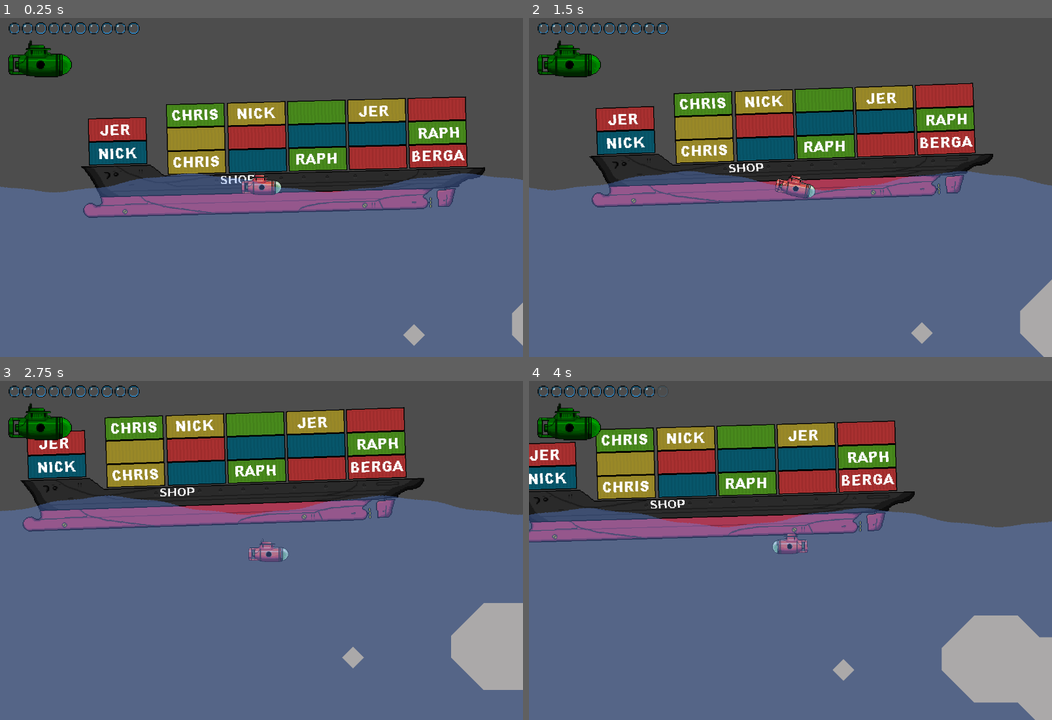
Above: before the commit, frames 1-4 (two rows, left to right).
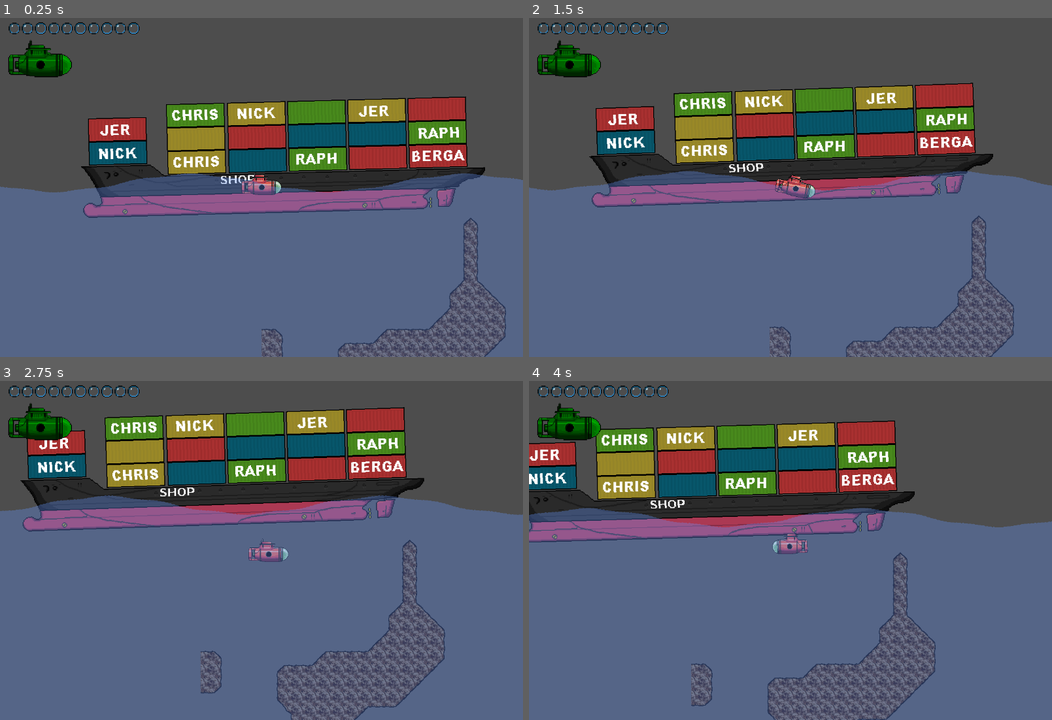
Above: after the commit, the same moments.

Repository: misterbamboo/ld57
Game: Godot game, scene res://MainGame.tscn
The game is run twice, just before and just after one commit, with the same random seed, the same clock (stepped at 60 frames per second) and the same inputs.
Inputs:
- Up to frame 1 (0.25 s): no input
- Up to frame 2 (1.5 s): tap Enter at 0.5 s; hold Right (sub_right) 0.53-1.28 s; tap R at 0.6, 1.35 s; hold Down (sub_down) from 1.28 s (still down)
- Up to frame 3 (2.75 s): release Down (sub_down) at 2.03 s; hold Right (sub_right) from 2.03 s (still down); tap R at 2.1 s
- Up to frame 4 (4 s): release Right (sub_right) at 2.78 s; hold Up (sub_up) 2.78-3.53 s; tap R at 2.85, 3.6 s; hold Left (sub_left) from 3.53 s (still down)

The runs differ from the first frame. In frame 1, 3.0% of the frame differs, in the area x 50-100%, y 58-100%; in frame 2, 3.8%; in frame 3, 7.4%; in frame 4, 9.0%, in the area x 24-100%, y 1-100%.

Commit message:
feat: Add tilemap

Diff:
--- a/src/godotproject/MainGame.tscn
+++ b/src/godotproject/MainGame.tscn
@@ -7,6 +7,7 @@
 [ext_resource type="Script" uid="uid://nbkx4tclege3" path="res://GameState/game.gd" id="3_8qpgq"]
 [ext_resource type="Script" uid="uid://w6adipne8ret" path="res://Inventory/inventorymanager.gd" id="4_pv6b4"]
 [ext_resource type="Script" uid="uid://5vx4h3byum2p" path="res://Submarine/submarine.gd" id="6_v3hs3"]
+[ext_resource type="Texture2D" uid="uid://dyp607cybjdfp" path="res://Map/dirt_tile_map.png" id="7_ma1re"]
 [ext_resource type="Script" uid="uid://bx0ooudrvtw4x" path="res://Submarine/submarinemovement.gd" id="7_o8l48"]
 [ext_resource type="Texture2D" uid="uid://c3q64n0uvmwjt" path="res://Submarine/Assets/sub.png" id="7_x5ji8"]
 [ext_resource type="Texture2D" uid="uid://ugunphi5287t" path="res://ShopManagement/shop.png" id="8_mi4js"]
@@ -17,6 +18,45 @@
 [ext_resource type="Texture2D" uid="uid://c6wguud8duno8" path="res://HUD/sub_hud.png" id="14_401ut"]
 [ext_resource type="Texture2D" uid="uid://bgwg0v4a85xpl" path="res://HUD/bubble.png" id="14_mi4js"]
 [ext_resource type="Script" uid="uid://bjn4f61m5b8mf" path="res://HUD/life_meter.gd" id="15_o3vwv"]
+
+[sub_resource type="TileSetAtlasSource" id="TileSetAtlasSource_28psf"]
+texture = ExtResource("7_ma1re")
+texture_region_size = Vector2i(32, 32)
+1:0/0 = 0
+1:0/0/physics_layer_0/polygon_0/points = PackedVector2Array(-16, -16, 1.91179, -16, -16, 0.955891)
+2:0/0 = 0
+2:0/0/physics_layer_0/polygon_0/points = PackedVector2Array(-0.955891, -16, 16, -16, 16, 2.23042)
+3:0/0 = 0
+3:0/0/physics_layer_0/polygon_0/points = PackedVector2Array(-16, -16, 16, -16, 16, 0.31863, -16, 0)
+4:0/0 = 0
+4:0/0/physics_layer_0/polygon_0/points = PackedVector2Array(-1.91179, 16, 16, -0.31863, 16, 16)
+5:0/0 = 0
+5:0/0/physics_layer_0/polygon_0/points = PackedVector2Array(-1.27452, 16, -16, 0.955891, -16, -16, -0.31863, -16, 16, -2.23042, 16, 16)
+6:0/0 = 0
+6:0/0/physics_layer_0/polygon_0/points = PackedVector2Array(0, 16, -0.31863, -16, 16, -16, 16, 16)
+7:0/0 = 0
+7:0/0/physics_layer_0/polygon_0/points = PackedVector2Array(-0.955894, 16, -16, 1.27452, -16, -16, 16, -16, 16, 16)
+0:1/0 = 0
+0:1/0/physics_layer_0/polygon_0/points = PackedVector2Array(-16, 16, -16, -0.63726, 0.63726, 16)
+1:1/0 = 0
+1:1/0/physics_layer_0/polygon_0/points = PackedVector2Array(-16, 16, -16, -16, 0, -16, 0.63726, 16)
+2:1/0 = 0
+2:1/0/physics_layer_0/polygon_0/points = PackedVector2Array(0, 16, -16, 16, -16, -0.63726, 0, -16, 16, -16, 16, 1.91179)
+3:1/0 = 0
+3:1/0/physics_layer_0/polygon_0/points = PackedVector2Array(0.955891, 16, -16, 16, -16, -16, 16, -16, 16, 1.91179)
+4:1/0 = 0
+4:1/0/physics_layer_0/polygon_0/points = PackedVector2Array(16, 16, -16, 16, -16, 0.63726, 16, 0.31863)
+5:1/0 = 0
+5:1/0/physics_layer_0/polygon_0/points = PackedVector2Array(16, 16, -16, 16, -16, -16, -0.955894, -16, 16, 0.31863)
+6:1/0 = 0
+6:1/0/physics_layer_0/polygon_0/points = PackedVector2Array(16, 1.91179, 0.63726, 16, -16, 16, -16, 0.31863, -0.637264, -16, 16, -16)
+7:1/0 = 0
+7:1/0/physics_layer_0/polygon_0/points = PackedVector2Array(16, 16, -16, 16, -16, -16, 16, -16)
+
+[sub_resource type="TileSet" id="TileSet_a6adi"]
+tile_size = Vector2i(32, 32)
+physics_layer_0/collision_layer = 1
+sources/0 = SubResource("TileSetAtlasSource_28psf")
 
 [sub_resource type="Gradient" id="Gradient_led80"]
 colors = PackedColorArray(1, 1, 1, 1, 1, 1, 1, 1)
@@ -57,6 +97,11 @@
 
 [node name="MapGenerator" type="Node2D" parent="Map"]
 script = ExtResource("1_3tbxw")
+width = 32
+cell_size = 32
+
+[node name="TileMapLayer" type="TileMapLayer" parent="Map/MapGenerator"]
+tile_set = SubResource("TileSet_a6adi")
 
 [node name="ShopManagement" type="Node2D" parent="."]
 
--- a/src/godotproject/Map/map_generator.gd
+++ b/src/godotproject/Map/map_generator.gd
@@ -4,6 +4,9 @@
 
 @export var width = 50
 @export var cell_size = 50
+@onready var tile_map_layer: TileMapLayer = $TileMapLayer
+@export var source_id: int = 0  # TileSet source ID
+@export var debug_show_mesh: bool = false  # Toggle to show/hide the polygon mesh for debugging
 
 var pool_size = 200
 var polygon_pool: Array[Polygon2D] = []
@@ -19,7 +22,7 @@
 ]
 var noise_weight: Array[float] 				= [1.00, 0.50, 1.00, 0, 0]
 var noise_y_gradient: Array[float] 			= [06.5, 37.5, 0.00, 0, 0]
-var noise_seed: Array[float] 				= [20.0, 20.0, 0.00, 0, 0]
+var noise_seed: Array[float] 				= [21.0, 21.0, 0.00, 0, 0]
 var noise_frequency: Array[float] 			= [0.18, 0.11, 0.12, 0, 0]
 var noise_fractal_octaves: Array[float] 	= [7.40, 7.00, 0.00, 0, 0]
 var noise_fractal_lacunarity: Array[float] 	= [0.87, 0.65, 0.00, 0, 0]
@@ -37,6 +40,7 @@
 
 func _ready():
 	instance = self
+	# We'll keep the polygon pool for backward compatibility or future use
 	_init_pool()
 	randomize()
 	build(0, 20)
@@ -51,16 +55,57 @@
 
 func build(from: int, to: int):
 	from = clamp(from, 0, INF)
+
+	# Clear existing tiles
+	clear_tiles(from, to)
+
+	# Generate new tilemap
+	generate_tilemap(from, to)
+
+	# Also generate polygon mesh for backward compatibility or debugging
+	if debug_show_mesh:
+		generate_polygon_mesh(from, to)
+	else:
+		# Hide all polygons when debug mesh is disabled
+		for poly in polygon_pool:
+			poly.visible = false
+
+func clear_tiles(from_y: int, to_y: int):
+	# Clear the tiles in the specified range
+	for x in range(width):
+		for y in range(from_y, to_y):
+			tile_map_layer.erase_cell(Vector2i(x, y))
+
+func generate_tilemap(from_y: int, to_y: int):
+	for x in range(width):
+		for y in range(from_y, to_y):
+			var square_type = get_square_val(x, y)
+
+			# Skip empty tiles
+			if square_type == 0:
+				continue
+
+			# Calculate the tile coordinates in the 2D grid (8 tiles per row)
+			var tile_x = square_type % 8  # Remainder when divided by 8
+			var tile_y = square_type / 8  # Integer division by 8
+
+			# Place tile on the tilemap using 2D coordinates
+			tile_map_layer.set_cell(
+				Vector2i(x, y),          # Cell coordinates
+				source_id,               # TileSet source ID
+				Vector2i(tile_x, tile_y) # Atlas coordinates for 2D grid
+			)
+
+# Keep the polygon generation for backward compatibility or debugging
+func generate_polygon_mesh(from: int, to: int):
 	polygon_index = 0
-
-	# create new Polygon2DNode
 	var all_polygons = generate_cave_mesh(from, to)
 	for poly_points in all_polygons:
 		var poly = _get_next_polygon()
 		poly.visible = true
 		poly.polygon = PackedVector2Array(poly_points)
 
-	# Cache les polygones non utilisés
+	# Hide unused polygons
 	for i in range(polygon_index, polygon_pool.size()):
 		polygon_pool[i].visible = false
 
Not shown: 1 places in src/godotproject/MainGame.tscn that only renumber resources
Binary file added: src/godotproject/Map/dirt_tile_map.png
Not shown, added: src/godotproject/Map/dirt_tile_map.png.import
Not shown, added: src/godotproject/SourceFiles/dirt_tile_map.pyxel
